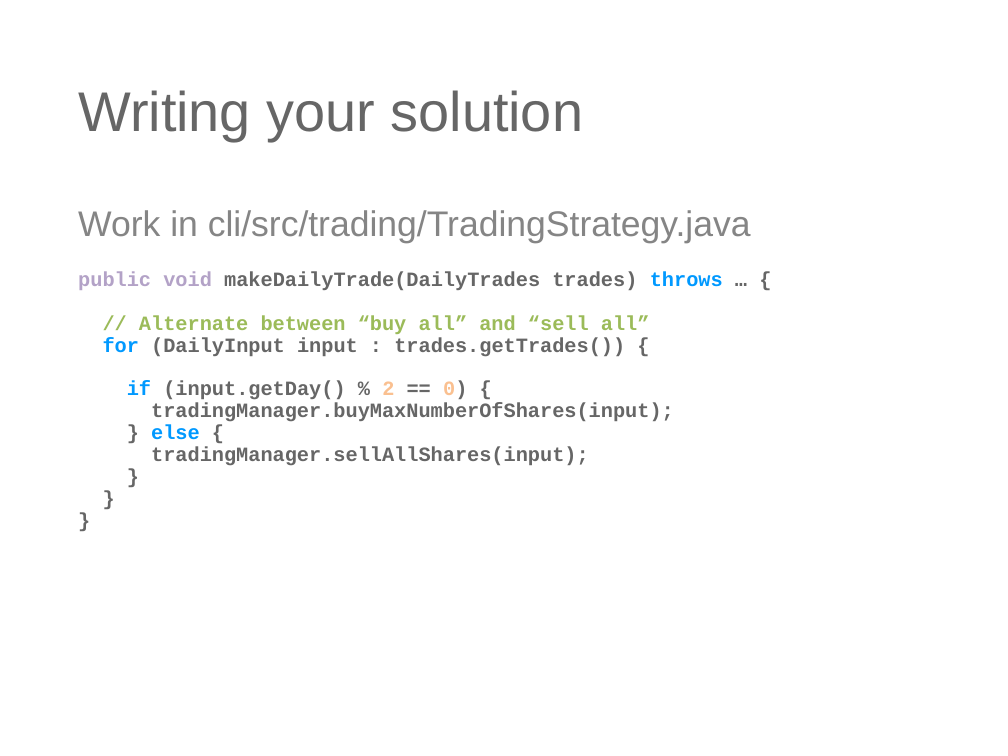
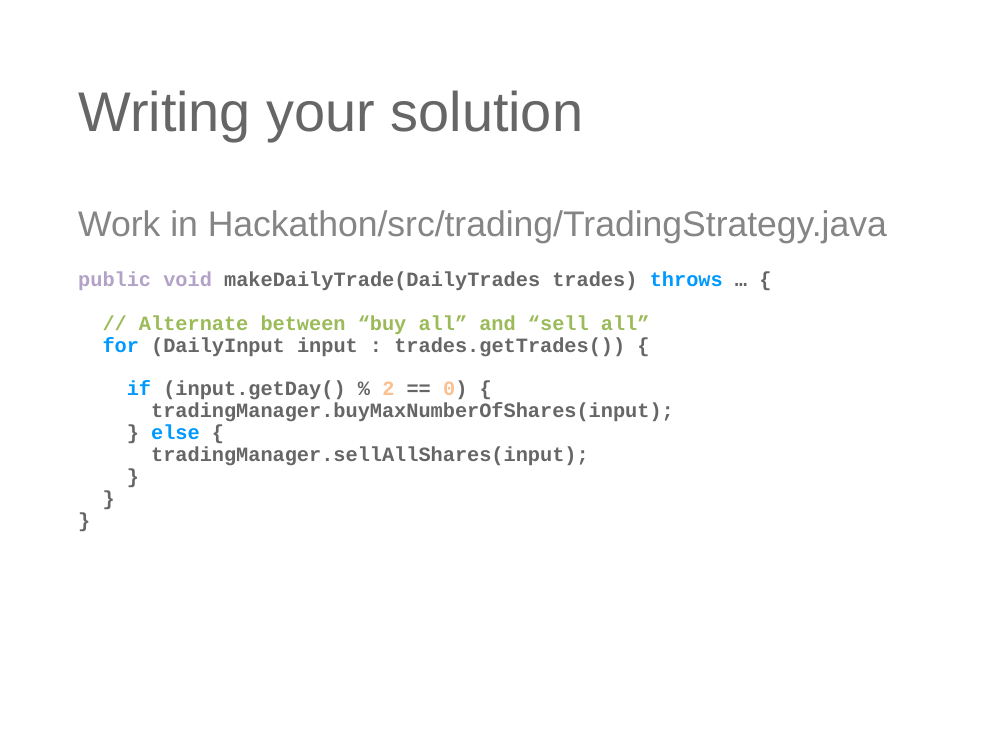
Before and after one commit to tpkelly/Hackathon, a slide deck: slide 4 of spec/Hackathon.pptx. Drawn at 1008x756 pixels with LibreOffice and Linux fonts; fonts in the diff are those of the drawing; background and template pictures are left out. Boxes give left, top, right and bottom in pixels: in the first picture for what was removed or moved away, otherwise in the second. Text is boxed around its words. In the diff, an @@ line names an element or a change of style, - is before the commit and + after.

```diff
--- a/spec/Hackathon.pptx
+++ b/spec/Hackathon.pptx
@@ text at [78, 210, 887, 243]: text changed @@
-Work in cli/src/trading/TradingStrategy.java
+Work in Hackathon/src/trading/TradingStrategy.java
```
Also in this commit, not shown: 2 other slides changed, 1 slide added, 1 other file.
